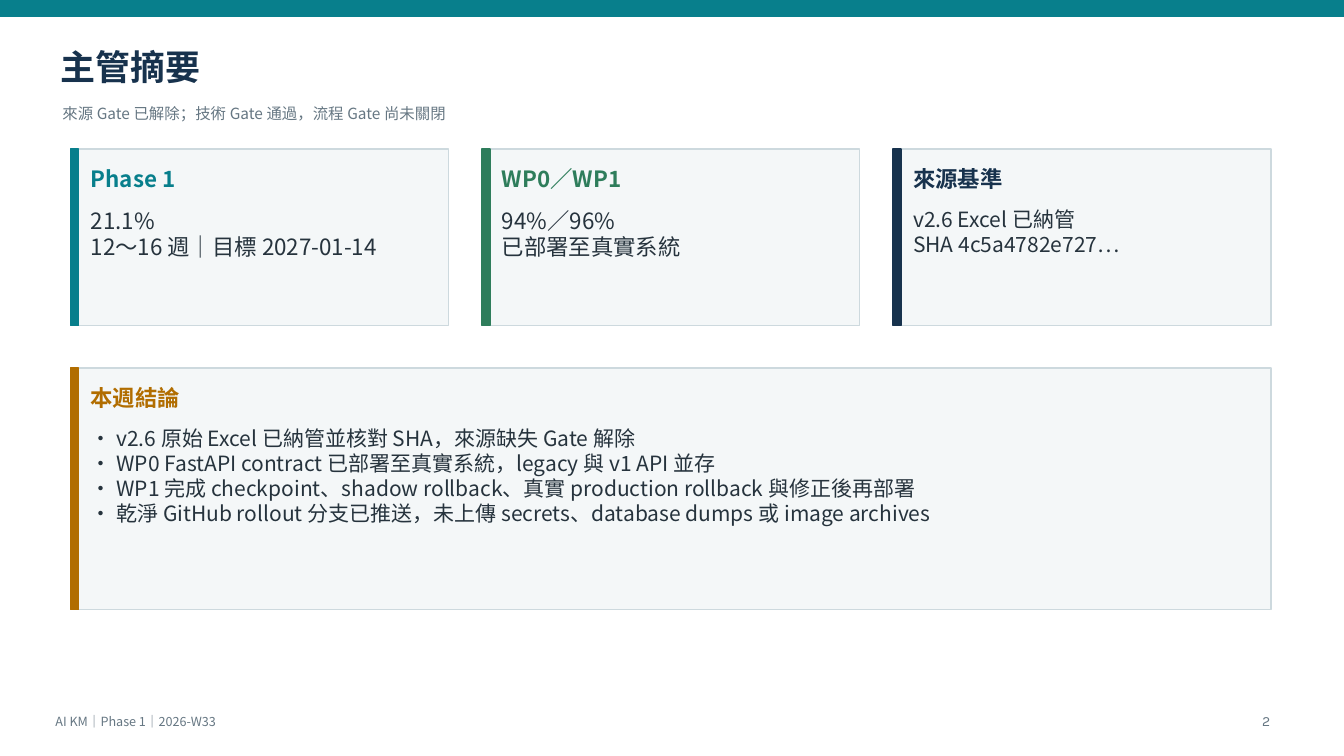
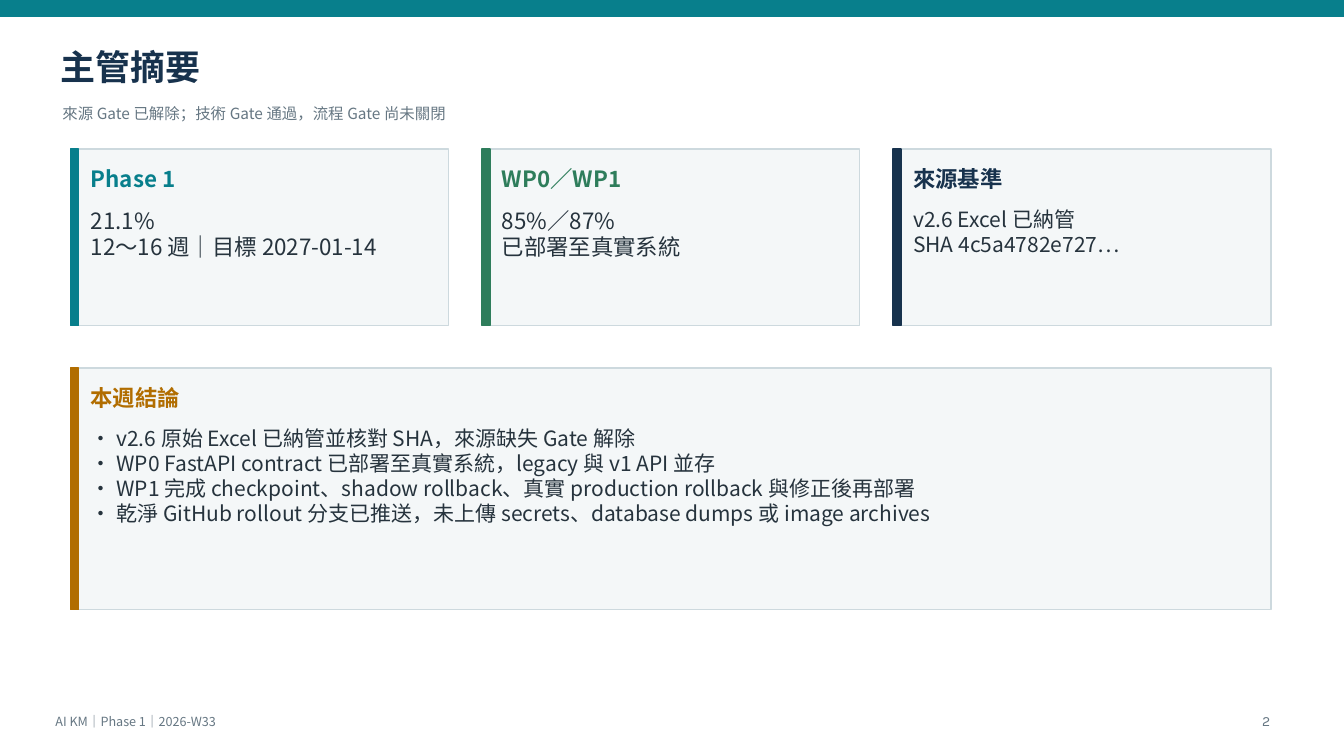
Before and after one commit to kyocarlos/knowledge-base-agent-source, a slide deck: slide 2 of docs/AI-KM-Phase1-Weekly-2026-W33-v2.6.pptx. Drawn at 1344x756 pixels with LibreOffice and Linux fonts; fonts in the diff are those of the drawing. Boxes give left, top, right and bottom in pixels: in the first picture for what was removed or moved away, otherwise in the second. Text is boxed around its words. In the diff, an @@ line names an element or a change of style, - is before the commit and + after.

```diff
--- a/docs/AI-KM-Phase1-Weekly-2026-W33-v2.6.pptx
+++ b/docs/AI-KM-Phase1-Weekly-2026-W33-v2.6.pptx
@@ text at <box>502,210,615,231</box>: text changed @@
-94%／96%
+85%／87%
```
Also in this commit, not shown: 3 other slides changed, 10 other files.
